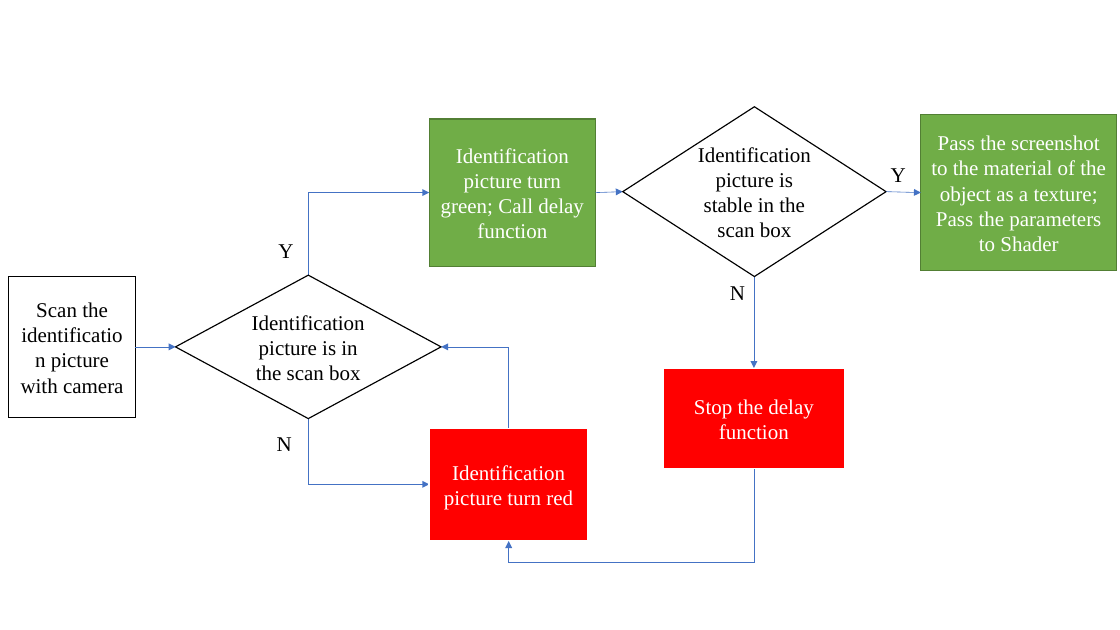
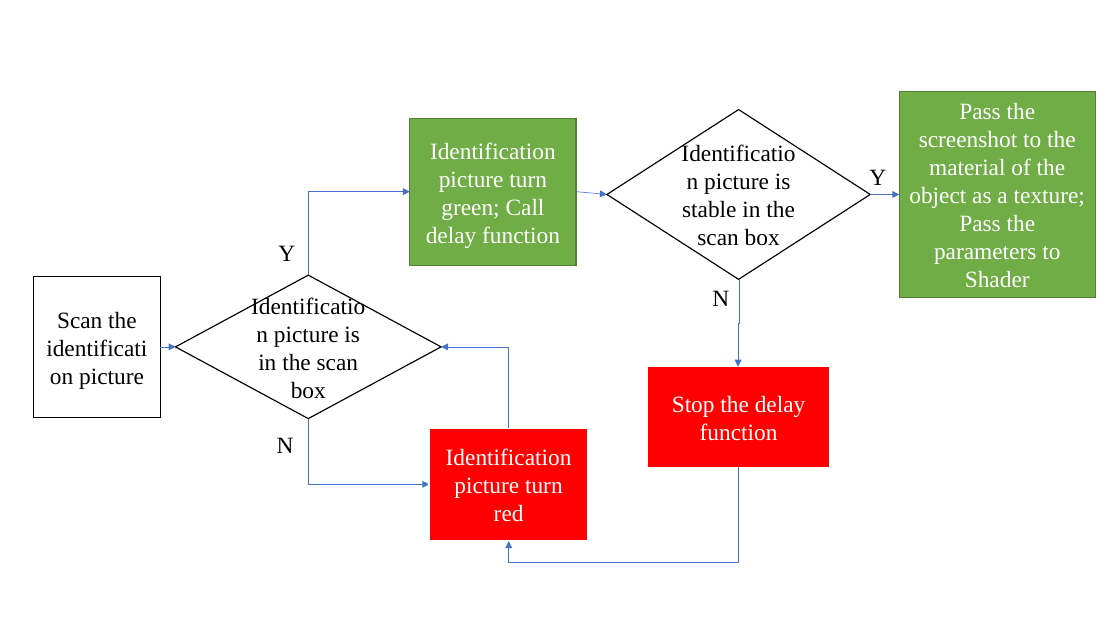
Before and after one commit to duanxiaoyun/ppaperssss, a slide deck: slide 7 of bi_ye_lun_wen/temp files.pptx. Drawn at 1120x630 pixels with LibreOffice and Linux fonts; fonts in the diff are those of the drawing. Boxes give left, top, right and bottom in pixels: in the first picture for what was removed or moved away, otherwise in the second. Text is boxed around its words. In the diff, an @@ line names an element or a change of style, - is before the commit and + after.

```diff
--- a/bi_ye_lun_wen/temp files.pptx
+++ b/bi_ye_lun_wen/temp files.pptx
@@ rectangle "Identification picture turn green; Call ...": place and size @@
-rectangle "Identification picture turn green; Call ..." at [429,119,596,266]
+rectangle "Identification picture turn green; Call ..." at [410,118,576,266]
@@ diamond "Identification picture is stable in ...": place and size @@
-diamond "Identification picture is stable in ..." at [623,107,886,276]
+diamond "Identification picture is stable in ..." at [607,109,870,279]
@@ size 18 to 20 pt in 10 elements at [429,428,588,541], [176,276,441,419], [648,366,830,468], [607,109,870,279], [410,118,576,266], [277,437,294,453], [278,245,295,261], [869,169,886,185], [712,290,729,306], [900,92,1096,297] @@
@@ rectangle "Pass the screenshot to the ...": place and size @@
-rectangle "Pass the screenshot to the ..." at [921,114,1117,271]
+rectangle "Pass the screenshot to the ..." at [900,92,1096,297]
@@ rectangle "Scan the identification picture": place and size @@
-rectangle "Scan the identification picture" at [8,276,135,418]
+rectangle "Scan the identification picture" at [34,276,160,418]
@@ text in rectangle at [57,142,556,329]: text changed; size 18 to 20 pt @@
-Scan the identification picture with camera
+Scan the identification picture
@@ text "Y": place and size @@
-text "Y" at [891,168,906,182]
+text "Y" at [869,169,886,185]
@@ elbow arrow moved from (308, 276) - (429, 192) to (308, 276) - (410, 192) @@
@@ arrow moved from (596, 192) - (623, 192) to (576, 192) - (607, 195) @@
@@ arrow moved from (886, 192) - (921, 192) to (870, 195) - (900, 195) @@
@@ text "N": place and size @@
-text "N" at [730,286,745,300]
+text "N" at [712,290,729,306]
@@ elbow arrow moved from (755, 276) - (754, 368) to (739, 280) - (739, 367) @@
@@ arrow moved from (135, 347) - (176, 347) to (160, 347) - (176, 347) @@
@@ rectangle "Stop the delay function": place and size @@
-rectangle "Stop the delay function" at [663,368,845,470]
+rectangle "Stop the delay function" at [648,366,830,468]
@@ elbow arrow moved from (754, 470) - (509, 541) to (739, 467) - (509, 541) @@
```
Also in this commit, not shown: 7 other slides changed, 7 other files.
